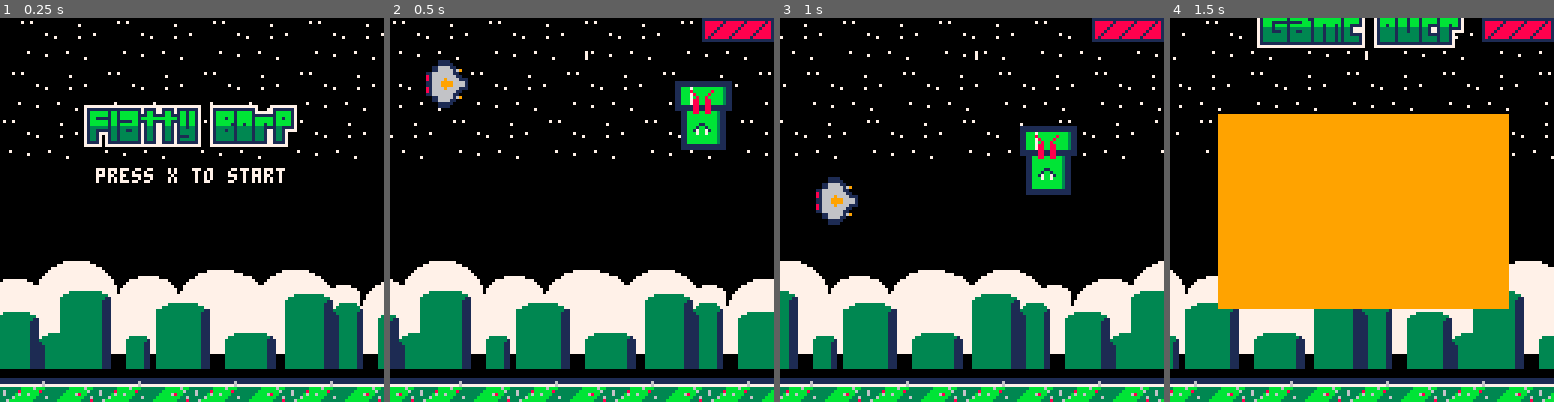
Above: before the commit, frames 1-4 (left to right).
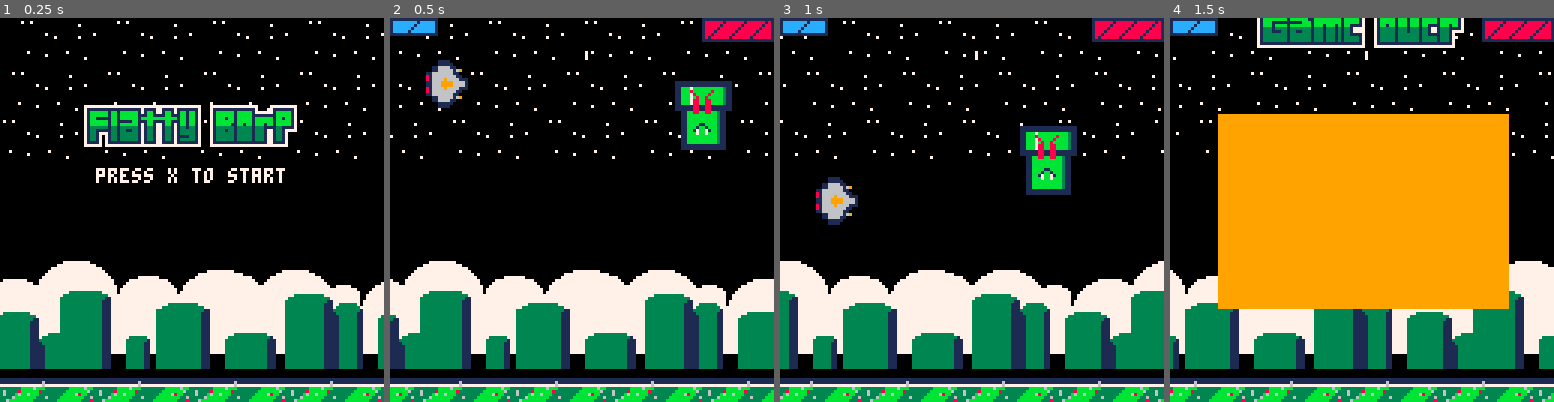
Above: after the commit, the same moments.

Repository: cjgonza2/CodeLab2Final
Game: PICO-8 cartridge pewpewborp.p8
The game is run twice, just before and just after one commit, with the same random seed, the same clock (stepped at 60 frames per second) and the same inputs.
Inputs:
- Up to frame 1 (0.25 s): no input
- Up to frame 2 (0.5 s): tap X (X key) at 0.33 s
- Up to frame 3 (1 s): tap O (Z key) at 0.7 s
- Up to frame 4 (1.5 s): tap X (X key) at 1.07 s

Frame 1 is identical in both runs. In frame 2, 0.6% of the frame differs, in the area x 0-13%, y 0-5%; in frame 3, 0.6%; in frame 4, 0.6%.

Commit message:
added some bog bullets, draws player health

Diff:
--- a/pewpewborp.p8
+++ b/pewpewborp.p8
@@ -8,6 +8,8 @@
 tube_num=0
 
 --bog vars
+bog={}
+bog_num=0
 bog_health=4
 bog_dmgcount=0
 boghealth_x=104
@@ -15,6 +17,11 @@
 bog_x=104
 bog_y=64
 bog_v=2
+
+--bog_bullets
+bogbullets={}
+bogbullet_num=128
+bogbullet_ind=1
 
 --star vars
 topstars={}
@@ -48,6 +55,10 @@
 gravity=0.1
 jump_force=2
 pressed=false
+bird_bar={}
+vic_health=2
+vichealth_x=0
+vichealth_y=-2
 
 --bullet vars
 bullets={}
@@ -81,15 +92,19 @@
 		add_mid(i*32)
 		add_bot(i*32)
 	end
+	--ground objs
 	for i=0,ground_num do
 		add_ground(i*32)
 	end
+	--cloud objs
 	for i=0,cloud_num do
 		add_cloud(i*128)
 	end
+	--hill objs
 	for i=0,hill_num do
 		add_hill(i*128)
 	end
+	--bullet objs
 	for i=0, bullet_num do
 	    add_bullet()
 	end
@@ -130,10 +145,14 @@
 
 	score=0
 
+	--resets birds position
 	bird_x=10
 	bird_y=10
 	bird_v=0
 	bird_spr=12
+
+	--resets bog damage
+	bog_dmgcount=0
 
 	end_time=0
 	end_y=-12
@@ -160,6 +179,7 @@
 	})
 end
 
+--makes bot★ obj
 function add_bot(_x)
 	add(botstars, {
 		x=_x,
@@ -206,6 +226,7 @@
 	end
 end
 
+--adds bog healthbars
 function add_ebar()
 	for i=0,bar_num do
 		add(bogbars,{
@@ -348,6 +369,7 @@
 	if(btnp(2,0))then
 		--add_bullet(bird_x+8,bird_y+4)
 		bird_shoot(bird_x, bird_y)
+		sfx(5)
 	end
 
 	--for every bullet
@@ -421,12 +443,28 @@
 		end
 	end
 
-	boghealth(bog_health,boghealth_x,boghealth_y)
+	boghealth(bog_health,
+		boghealth_x,
+		boghealth_y)
+
+	vichealth(vic_health,
+		vichealth_x,
+		vichealth_y)
 
 	spr(bird_spr,bird_x,bird_y,2,2)
 	rectfill(64,10,66,14,7)
 	print(score,64,10,0)
 
+end
+
+function vichealth(vic_health,
+	_x,_y)
+		if(vic_health==2)then
+			spr(217,_x,_y,2,1)
+		end
+		if(vic_health==1)then
+			spr(219,_x,_y,2,1)
+		end
 end
 
 --draws bog's health bar
@@ -503,12 +541,44 @@
 
 end
 
+function bog_move()
+	box_x+=bog_v
+	box_y+=bog_v
+
+
+end
+
+function bog_shoot(_x,_y)
+--set new bullet position
+bogbullets[
+	bogbullet_ind].x=_x-8
+bogbullets[
+	bogbullet-ind].y=_y-8
+bogbullets[
+	bogbullet_ind].bogvisible=true
+bogbullet_ind+=1
+
+	if(bogbullet_ind>
+		bogbullet_num)then
+			bogbullet_ind=1
+	end
+end
+
 function add_bullet()
 	add(bullets,{
 		x=-10,
 		y=-10,
 		v=2,
 		visible=false
+	})
+end
+
+function add_bogbullet()
+	add(bogbullets,{
+	x=-15,
+	y=-15,
+	v=2,
+	bogvisible=false
 	})
 end
 -->8
Not shown, changed: the sound effects (__sfx__) section of pewpewborp.p8
